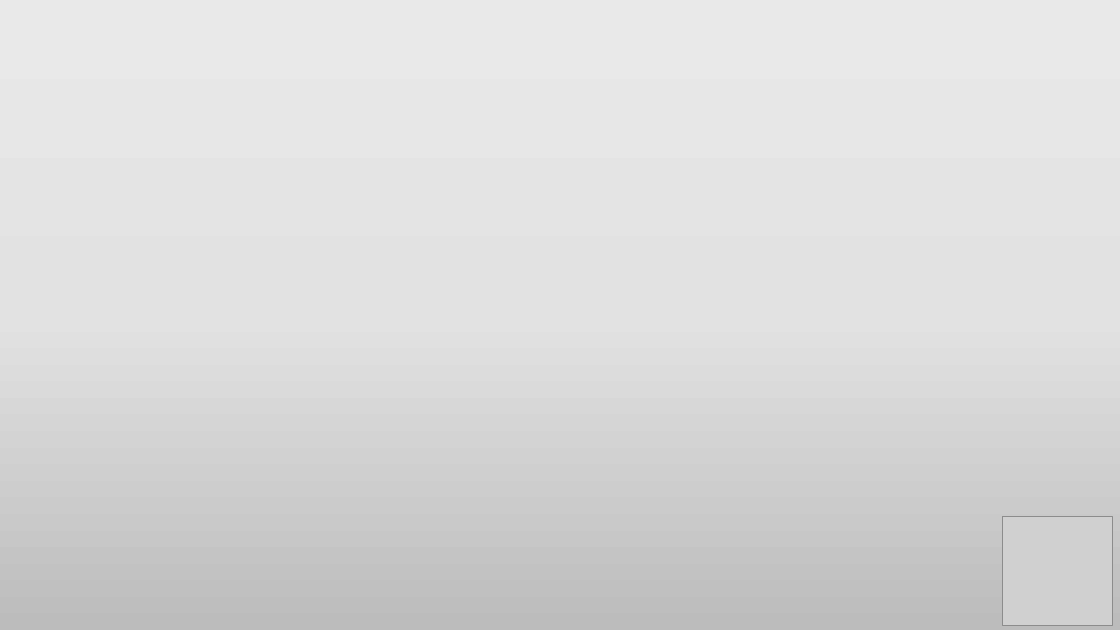
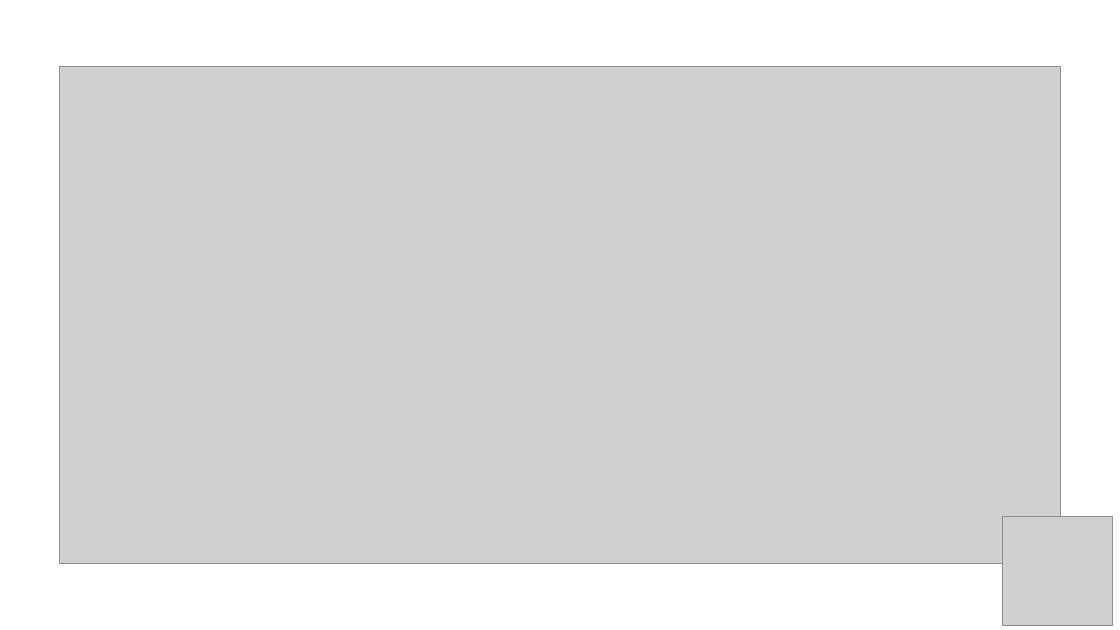
Before and after one commit to vitorsilv/Next-Streaming, a slide deck: slide 11 of Documentação/Deep dive.pptx. Drawn at 1120x630 pixels with LibreOffice and Linux fonts; fonts in the diff are those of the drawing; grey boxes stand for pictures; background and template pictures are left out. Boxes give left, top, right and bottom in pixels: in the first picture for what was removed or moved away, otherwise in the second. Text is boxed around its words. In the diff, an @@ line names an element or a change of style, - is before the commit and + after.

```diff
--- a/Documentação/Deep dive.pptx
+++ b/Documentação/Deep dive.pptx
@@ background picture (left out) to #FFFFFF @@
@@ picture added at (x1=59, y1=67, x2=1061, y2=564) @@
```
Also in this commit, not shown: 4 slides added, 2 slides removed, 2 other files.
